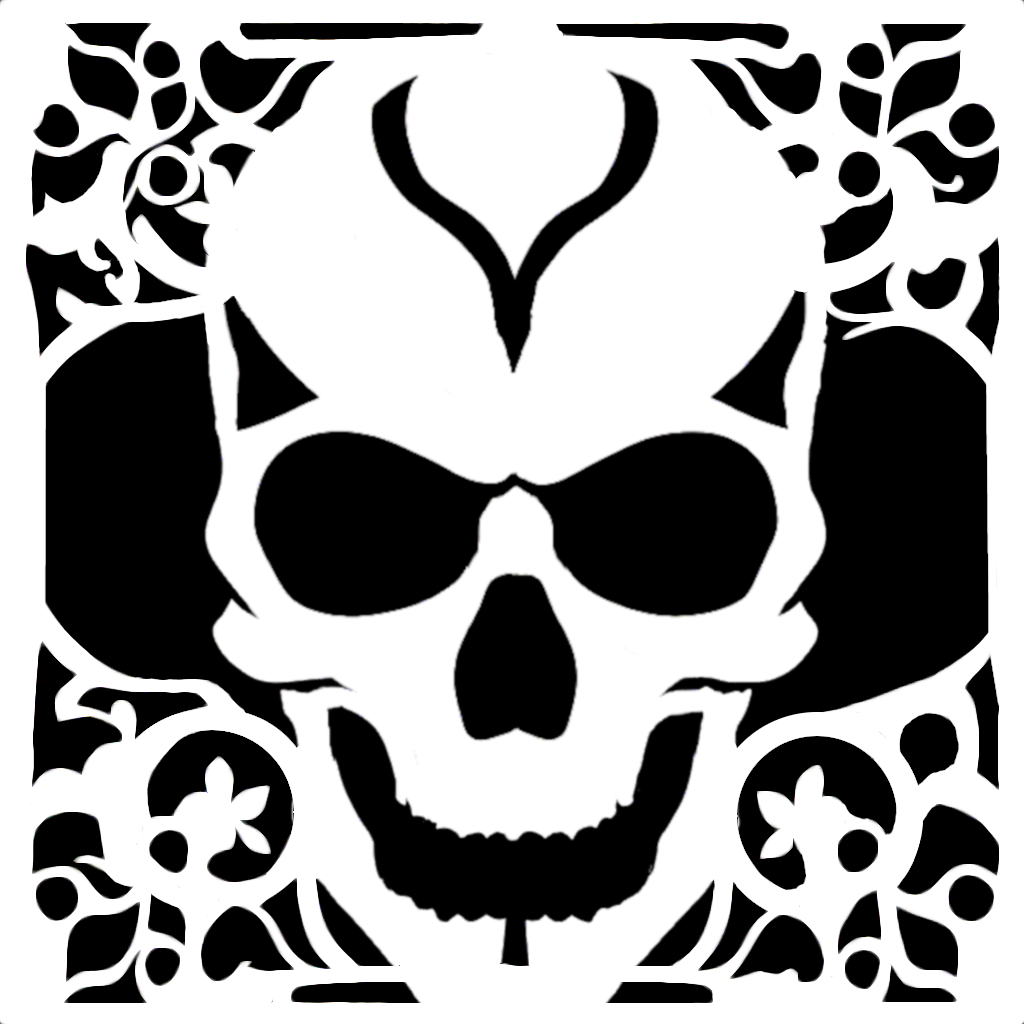
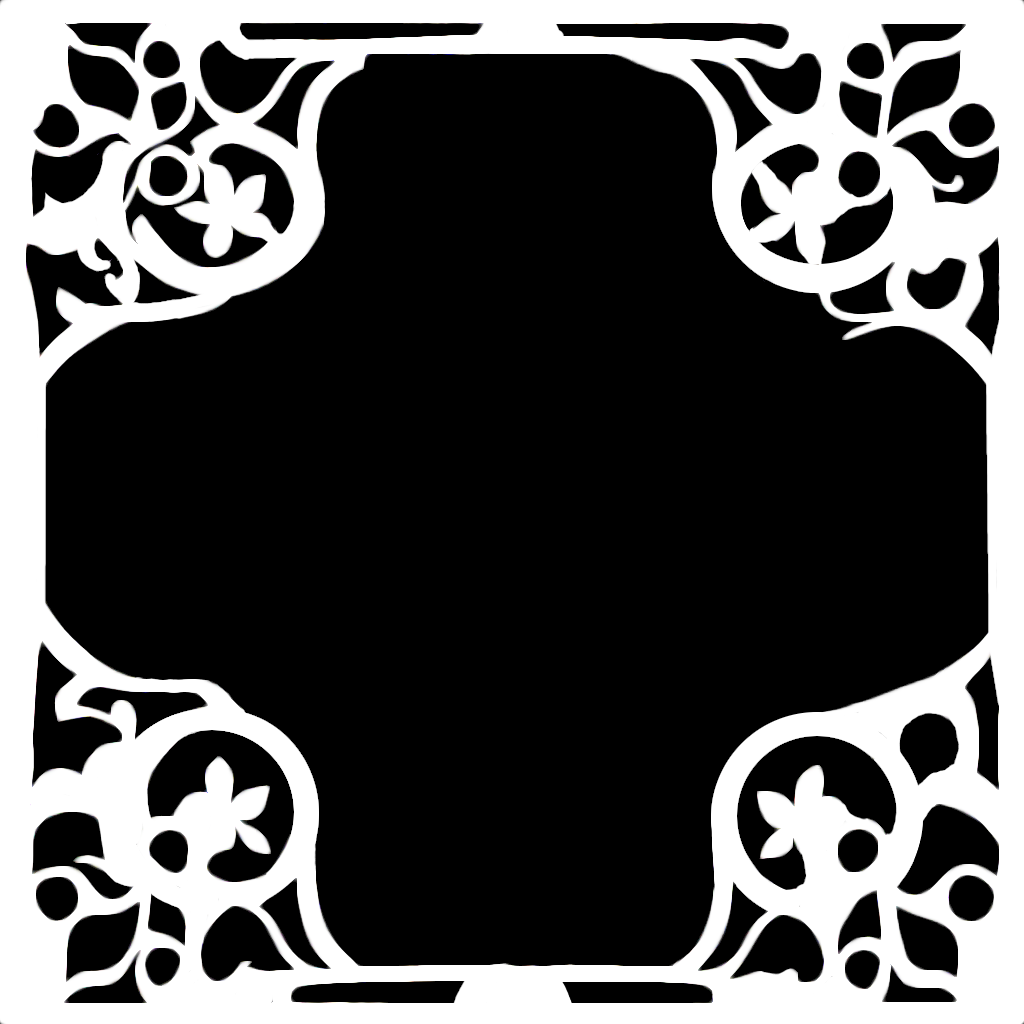
Before/after of a 1024 × 1024 layered artwork. What changed in the layer stack:
moved "Layer #1" into group "Layer Group #2", painted on it over [left=203, top=32, right=829, bottom=1003]
moved "Pasted Layer" into group "Layer Group #2" over [left=203, top=32, right=829, bottom=1003]
